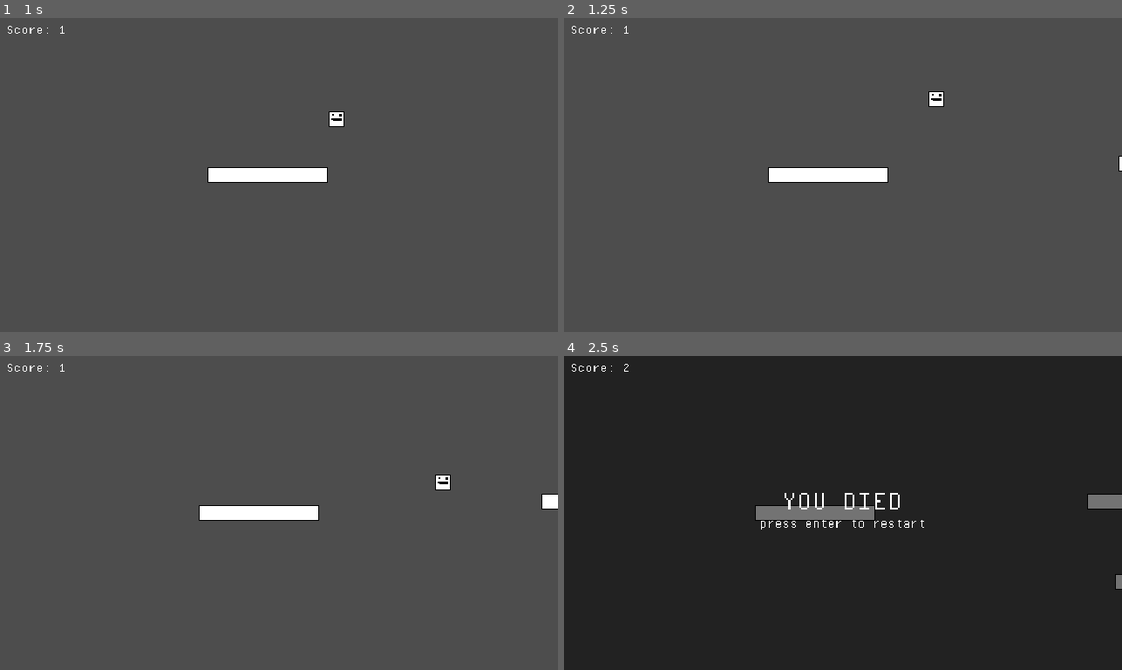
Above: before the commit, frames 1-4 (two rows, left to right).
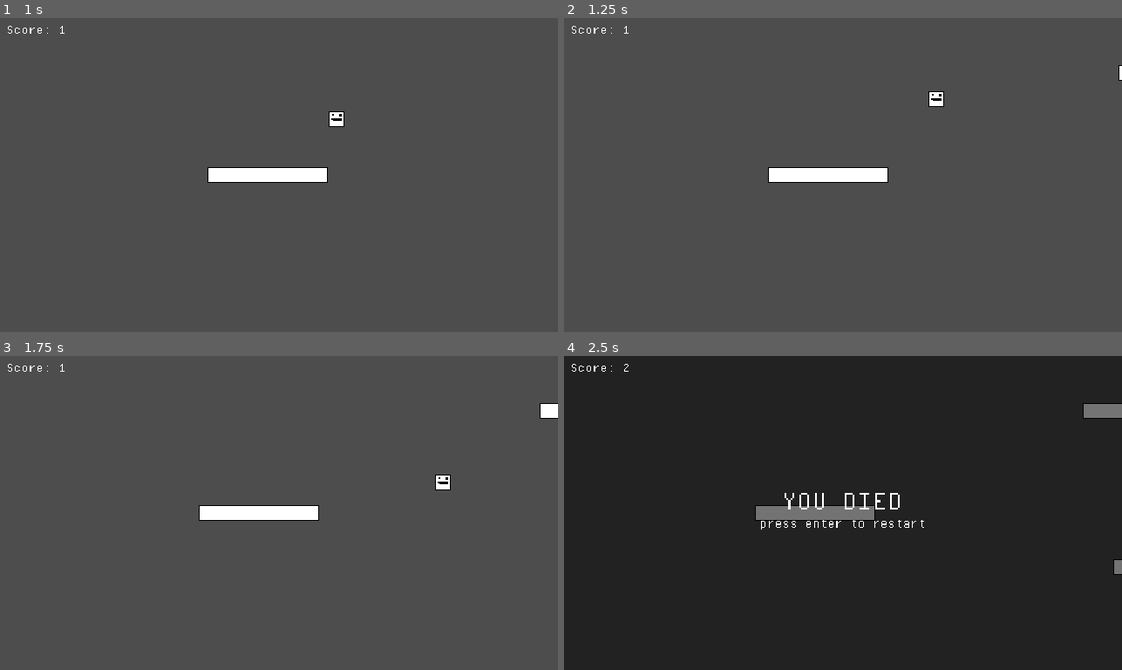
Above: after the commit, the same moments.

Repository: ragg967/jumping_game
Game: Godot game, scene res://scenes/main.tscn
The game is run twice, just before and just after one commit, with the same random seed, the same clock (stepped at 60 frames per second) and the same inputs.
Inputs:
- Up to frame 1 (1 s): tap Enter (restart) at 0.5 s; hold D (moveRight) from 0.53 s (still down); tap F at 0.6 s; tap Space (jump) at 0.77 s
- Up to frame 2 (1.25 s): keep holding D (moveRight)
- Up to frame 3 (1.75 s): keep holding D (moveRight); tap F at 1.35 s; tap Space (jump) at 1.52 s
- Up to frame 4 (2.5 s): release D (moveRight) at 2.03 s; hold A (moveLeft) from 2.03 s (still down); tap F at 2.1 s

Frame 1 is identical in both runs. In frame 2, less than 0.1% of the frame differs, in the area x 99-100%, y 15-49%; in frame 3, 0.3%; in frame 4, 0.8%, in the area x 92-100%, y 15-75%.

Commit message:
help me

Diff:
--- a/scenes/platform_spawner.tscn
+++ b/scenes/platform_spawner.tscn
@@ -1,19 +1,9 @@
-[gd_scene load_steps=3 format=3 uid="uid://dbpawdr8g4rfu"]
+[gd_scene load_steps=2 format=3 uid="uid://dbpawdr8g4rfu"]
 
 [ext_resource type="Script" uid="uid://knaoap1nkeyi" path="res://scripts/platform_spawner.gd" id="1_kyewn"]
 
-[sub_resource type="WorldBoundaryShape2D" id="WorldBoundaryShape2D_kyewn"]
-
 [node name="Platform spawner" type="Node2D"]
 script = ExtResource("1_kyewn")
-
-[node name="StaticBody2D" type="StaticBody2D" parent="."]
-collision_layer = 2
-collision_mask = 2
-
-[node name="CollisionShape2D" type="CollisionShape2D" parent="StaticBody2D"]
-rotation = -1.5708
-shape = SubResource("WorldBoundaryShape2D_kyewn")
 
 [node name="Timer" type="Timer" parent="."]
 autostart = true
--- a/scripts/death_box.gd
+++ b/scripts/death_box.gd
@@ -1,7 +1,7 @@
 extends Area2D
 
-@onready var player: CharacterBody2D = get_node("/root/main/Player")
-@onready var deathMenu: Control = get_node("/root/main/Death menu")
+@onready var player: CharacterBody2D = get_node("../Player")
+@onready var deathMenu: Control = get_node("../Death menu")
 
 
 # Called when the node enters the scene tree for the first time.
--- /dev/null
+++ b/scripts/platform.gd
@@ -0,0 +1,21 @@
+extends RigidBody2D
+
+var timer: Timer = Timer.new()
+
+
+# Called when the node enters the scene tree for the first time.
+func _ready() -> void:
+	timer.autostart = true
+	timer.wait_time = 10
+	timer.connect("timeout", _on_timer_timeout)
+	add_child(timer)
+
+
+# Called every frame. 'delta' is the elapsed time since the previous frame.
+func _process(delta: float) -> void:
+	pass
+
+
+func _on_timer_timeout():
+	print("Current X position: %s" % global_position.x)
+	printt("ID: %s" % self.get_instance_id())
--- a/scripts/platform_spawner.gd
+++ b/scripts/platform_spawner.gd
@@ -4,7 +4,7 @@
 @onready var scoreBoard: RichTextLabel = get_node("/root/main/Score board/RichTextLabel")
 @onready var timer: Timer = $Timer
 var platformsSpawned: int = 0
-var platformSpeeds: int = randi_range(-50, -100)
+var platformSpeed: float = randf_range(-50, -100)
 
 
 # Called when the node enters the scene tree for the first time.
@@ -21,37 +21,37 @@
 	var platformInstant := PLATFORM.instantiate()
 	add_child(platformInstant)
 	platformsSpawned += 1
-	platformInstant.global_position.y = randi_range(-250, 250)
-	platformInstant.linear_velocity.x = platformSpeeds
+	platformInstant.global_position.y = randf_range(-250, 250)
+	platformInstant.linear_velocity.x = platformSpeed
 	scoreBoard.score += 1
-	_change_timer_duration()
+	update_difficulty()
 
 
-func _change_timer_duration() -> void:
+func update_difficulty() -> void:
 	match platformsSpawned:
 		1:
-			timer.wait_time = 5
+			timer.wait_time = randf_range(4.5, 5)
 		5:
-			timer.wait_time = 4.5
-			platformSpeeds = randi_range(-75, -125)
+			timer.wait_time = randf_range(4, 4.5)
+			platformSpeed = randf_range(-100, -300)
 		15:
-			timer.wait_time = 4
-			platformSpeeds = randi_range(-100, -150)
+			timer.wait_time = randf_range(3.5, 4)
+			platformSpeed = randf_range(-150, -400)
 		25:
-			timer.wait_time = 3.5
-			platformSpeeds = randi_range(-125, -175)
+			timer.wait_time = randf_range(3, 3.5)
+			platformSpeed = randf_range(-200, -500)
 		35:
-			timer.wait_time = 3
-			platformSpeeds = randi_range(-150, -200)
+			timer.wait_time = randf_range(2.5, 3)
+			platformSpeed = randf_range(-250, -600)
 		45:
-			timer.wait_time = 2.5
-			platformSpeeds = randi_range(-175, -225)
+			timer.wait_time = randf_range(2, 2.5)
+			platformSpeed = randf_range(-300, -700)
 		55:
-			timer.wait_time = 2
-			platformSpeeds = randi_range(-200, -250)
+			timer.wait_time = randf_range(1.5, 2)
+			platformSpeed = randf_range(-350, -800)
 		65:
-			timer.wait_time = 1.5
-			platformSpeeds = randi_range(-225, -275)
+			timer.wait_time = randf_range(1, 1.5)
+			platformSpeed = randf_range(-400, -900)
 		75:
-			timer.wait_time = 1
-			platformSpeeds = randi_range(-250, -300)
+			timer.wait_time = randf_range(0.5, 1)
+			platformSpeed = randf_range(-450, -1000)
Not shown: 1 places in scenes/main.tscn that only renumber resources
Not shown, added: scripts/platform.gd.uid
